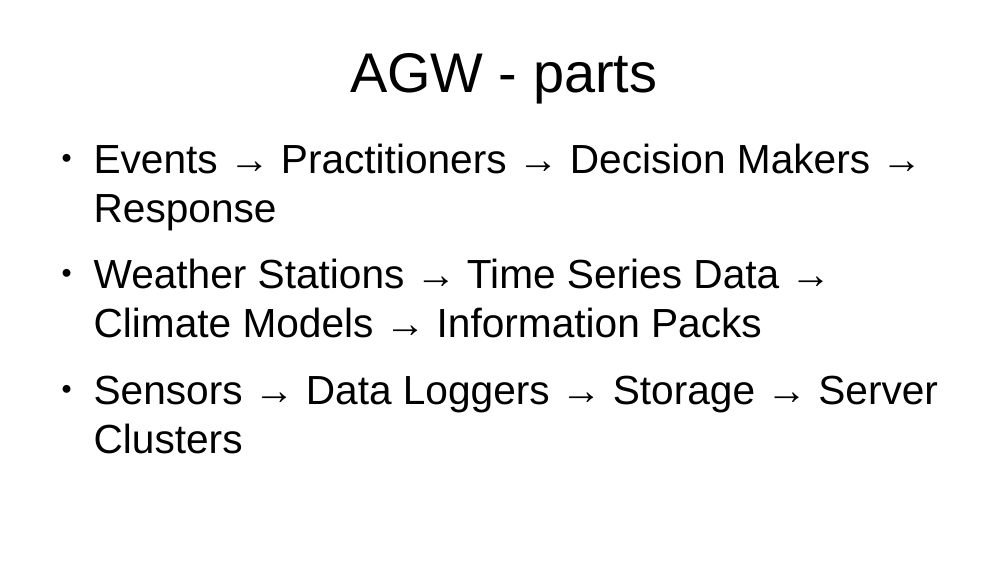
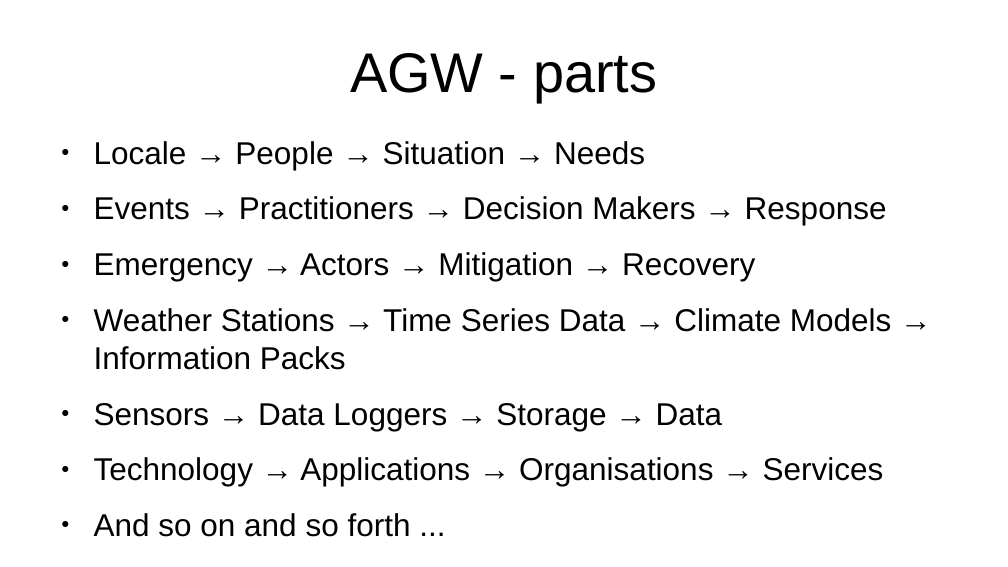
Before and after one commit to YorkEarwaker/Climate-Model, a slide deck: slide 5 of ppm/anthropogenic-global-warming-context.odp. Drawn at 1008x567 pixels with LibreOffice and Linux fonts; fonts in the diff are those of the drawing. Boxes give left, top, right and bottom in pixels: in the first picture for what was removed or moved away, otherwise in the second. Text is boxed around its words. In the diff, an @@ line names an element or a change of style, - is before the commit and + after.

Commit message:
update

```diff
--- a/ppm/anthropogenic-global-warming-context.odp
+++ b/ppm/anthropogenic-global-warming-context.odp
@@ text at [94, 141, 645, 170]: paragraph added @@
+● Locale → People → Situation → Needs
@@ text at [94, 196, 892, 370]: size 32 to 24.8 pt in "Events → Practitioners → Decision Makers → ...", "Weather Stations → Time Series Data → ..." @@
@@ text at [94, 252, 755, 281]: paragraph added @@
+● Emergency → Actors → Mitigation → Recovery
@@ text at [94, 403, 884, 537]: text changed; size 32 to 24.8 pt @@
-● Sensors → Data Loggers → Storage → Server Clusters
+● Sensors → Data Loggers → Storage → Data
+● Technology → Applications → Organisations → Services
+● And so on and so forth ...
```
